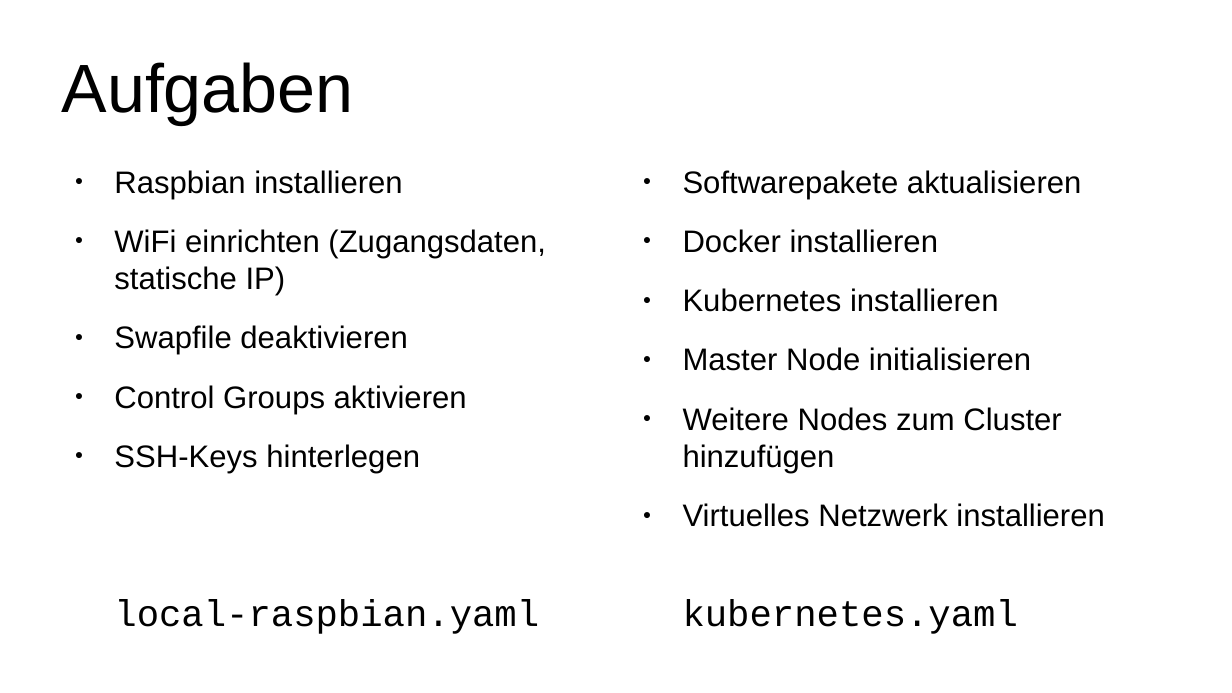
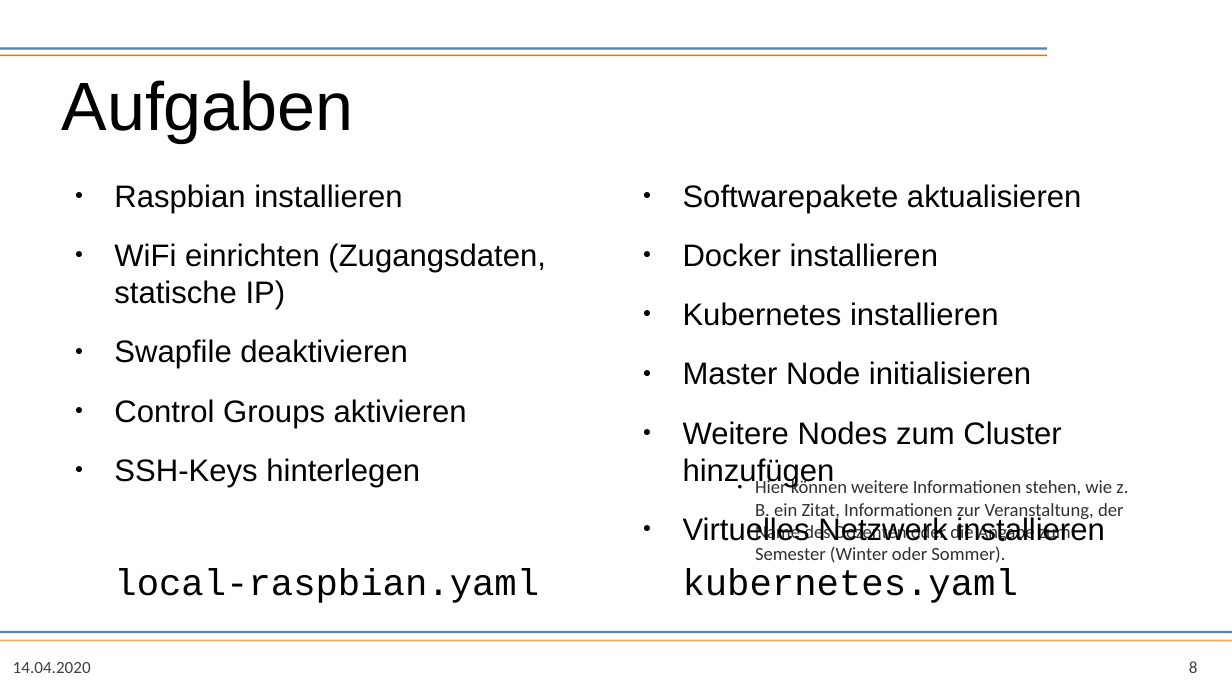
Before and after one commit to kiddikai/ansible-kubernetes, a slide deck: slide 8 of doc/presentation/presentation.odp (slide 9 before the commit). Drawn at 1232x693 pixels with LibreOffice and Linux fonts; fonts in the diff are those of the drawing; background and template pictures are left out. Boxes give left, top, right and bottom in pixels: in the first picture for what was removed or moved away, otherwise in the second. Text is boxed around its words. In the diff, an @@ line names an element or a change of style, - is before the commit and + after.

```diff
--- a/doc/presentation/presentation.odp
+++ b/doc/presentation/presentation.odp
@@ line added from (0, 48) to (1048, 48), #4F81BD 1.5 pt @@
@@ line added from (0, 56) to (1048, 56), #E87500 0.99 pt @@
@@ title "Aufgaben": place and size @@
-title "Aufgaben" at (62,62,354,125)
+title "Aufgaben" at (62,80,354,143)
@@ text "Raspbian installieren": place and size @@
-text "Raspbian installieren" at (114,170,546,473)
+text "Raspbian installieren" at (114,184,546,487)
@@ text "Softwarepakete aktualisieren": place and size @@
-text "Softwarepakete aktualisieren" at (683,170,1104,527)
+text "Softwarepakete aktualisieren" at (683,184,1104,541)
@@ text added at (755,478,1128,563), 12 pt, text #303030 @@
+● Hier können weitere Informationen stehen, wie z. B. ein Zitat, Informationen zur Veranstaltung, der Name des Dozenten oder die Angabe zum Semester (Winter oder Sommer).
@@ text "local-raspbian.yaml": place and size @@
-text "local-raspbian.yaml" at (114,600,539,634)
+text "local-raspbian.yaml" at (114,569,539,603)
@@ text "kubernetes.yaml": place and size @@
-text "kubernetes.yaml" at (683,600,1018,634)
+text "kubernetes.yaml" at (683,569,1018,603)
@@ line added from (0, 641) to (1232, 641), #FFA74F 0.99 pt @@
@@ line added from (0, 633) to (1232, 633), #4F81BD 1.5 pt @@
@@ text added at (13,662,91,673), 11 pt, text #404040 @@
+14.04.2020
@@ page number added at (1189,661,1198,673), 11 pt, text #404040 @@
+8
```
Also in this commit, not shown: 7 other slides changed, 4 slides added, 3 slides removed, 1 other file.
